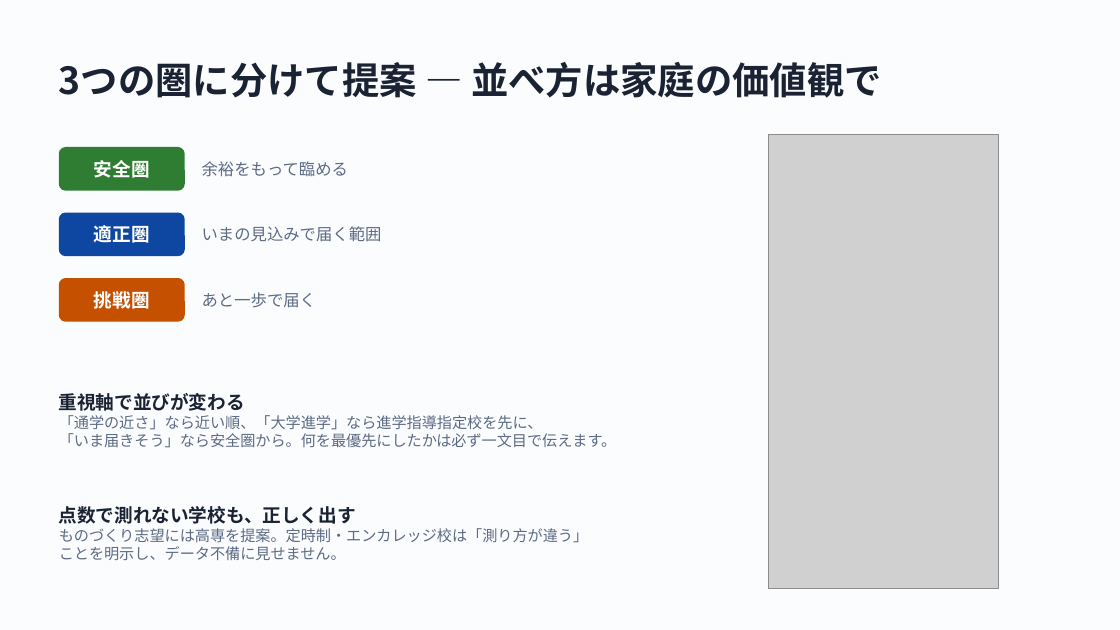
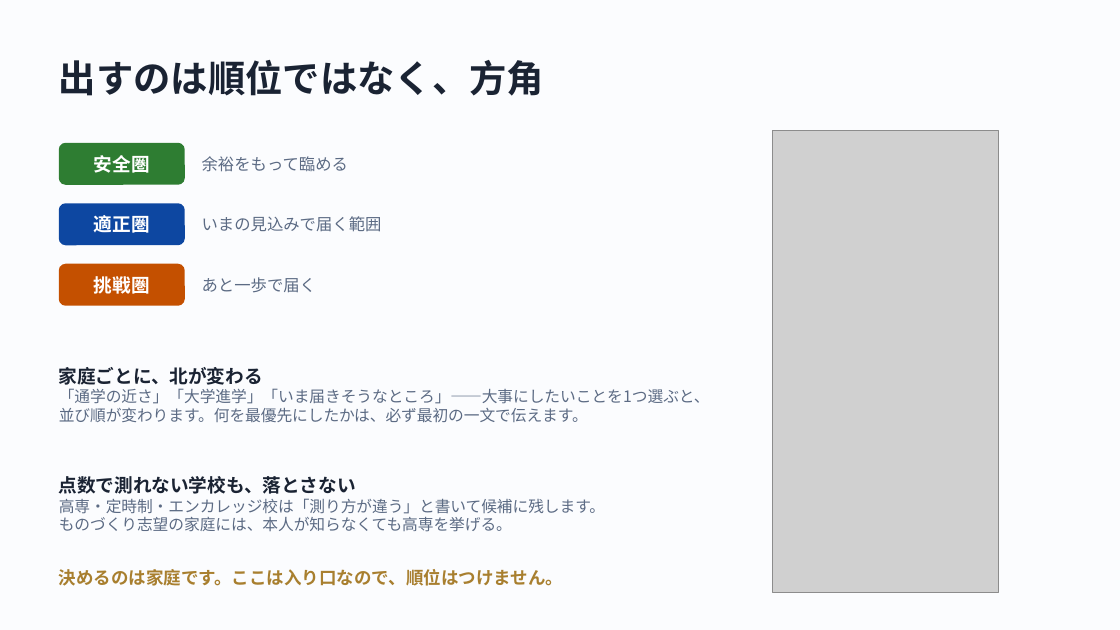
Before and after one commit to Nishi-Taiga/Course_Compass, a slide deck: slide 4 of docs/slides/shinro-compass-slides.pptx. Drawn at 1120x630 pixels with LibreOffice and Linux fonts; fonts in the diff are those of the drawing; grey boxes stand for pictures. Boxes give left, top, right and bottom in pixels: in the first picture for what was removed or moved away, otherwise in the second. Text is boxed around its words. In the diff, an @@ line names an element or a change of style, - is before the commit and + after.

```diff
--- a/docs/slides/shinro-compass-slides.pptx
+++ b/docs/slides/shinro-compass-slides.pptx
@@ text at (59,60,544,96): text changed @@
-3つの圏に分けて提案 — 並べ方は家庭の価値観で
+出すのは順位ではなく、方角
@@ 2 texts, 1 rounded rectangle: place and size @@
-2 texts, 1 rounded rectangle at (59,147,348,191)
+2 texts, 1 rounded rectangle at (59,143,348,185)
@@ picture: place and size @@
-picture at (769,134,998,588)
+picture at (773,130,999,592)
@@ 2 texts, 1 rounded rectangle: place and size @@
-2 texts, 1 rounded rectangle at (59,213,382,256)
+2 texts, 1 rounded rectangle at (59,203,382,245)
@@ 2 texts, 1 rounded rectangle: place and size @@
-2 texts, 1 rounded rectangle at (59,278,316,322)
+2 texts, 1 rounded rectangle at (59,264,316,306)
@@ proportions changed in 3 elements at (59,143,185,185), (59,203,185,245), (59,264,185,306) @@
@@ text at (59,367,710,423): text changed; size 13 to 13.5 pt @@
-重視軸で並びが変わる
-「通学の近さ」なら近い順、「大学進学」なら進学指導指定校を先に、
-「いま届きそう」なら安全圏から。何を最優先にしたかは必ず一文目で伝えます。
+家庭ごとに、北が変わる
+「通学の近さ」「大学進学」「いま届きそうなところ」——大事にしたいことを1つ選ぶと、
+並び順が変わります。何を最優先にしたかは、必ず最初の一文で伝えます。
@@ text at (59,476,605,532): text changed; size 13 to 13.5 pt @@
-点数で測れない学校も、正しく出す
-ものづくり志望には高専を提案。定時制・エンカレッジ校は「測り方が違う」
-ことを明示し、データ不備に見せません。
+点数で測れない学校も、落とさない
+高専・定時制・エンカレッジ校は「測り方が違う」と書いて候補に残します。
+ものづくり志望の家庭には、本人が知らなくても高専を挙げる。
@@ text added at (59,569,563,586), 15 pt, text #A87F2F, bold @@
+決めるのは家庭です。ここは入り口なので、順位はつけません。
```
Also in this commit, not shown: 4 other slides changed, 2 slides added, 2 slides removed.
